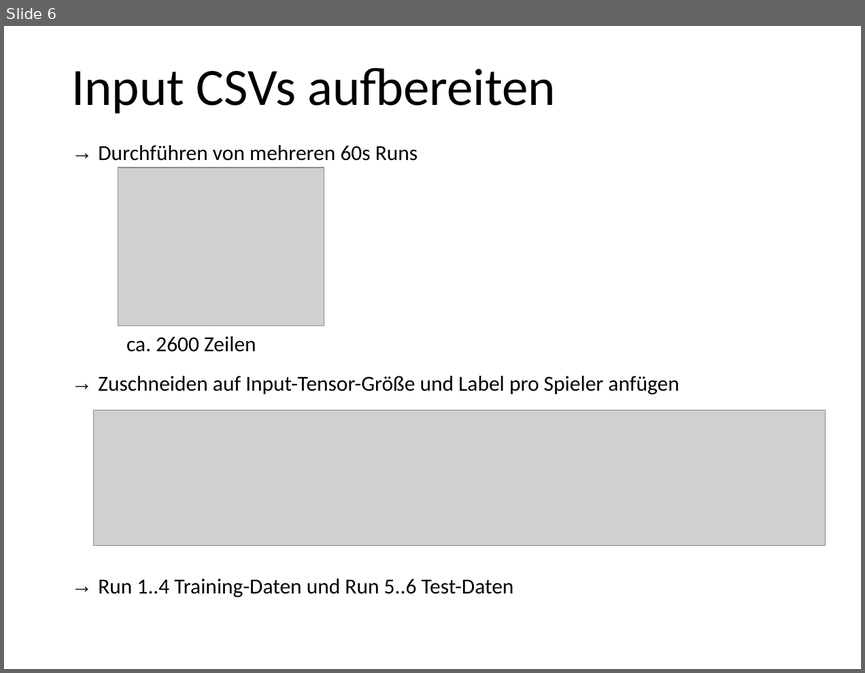
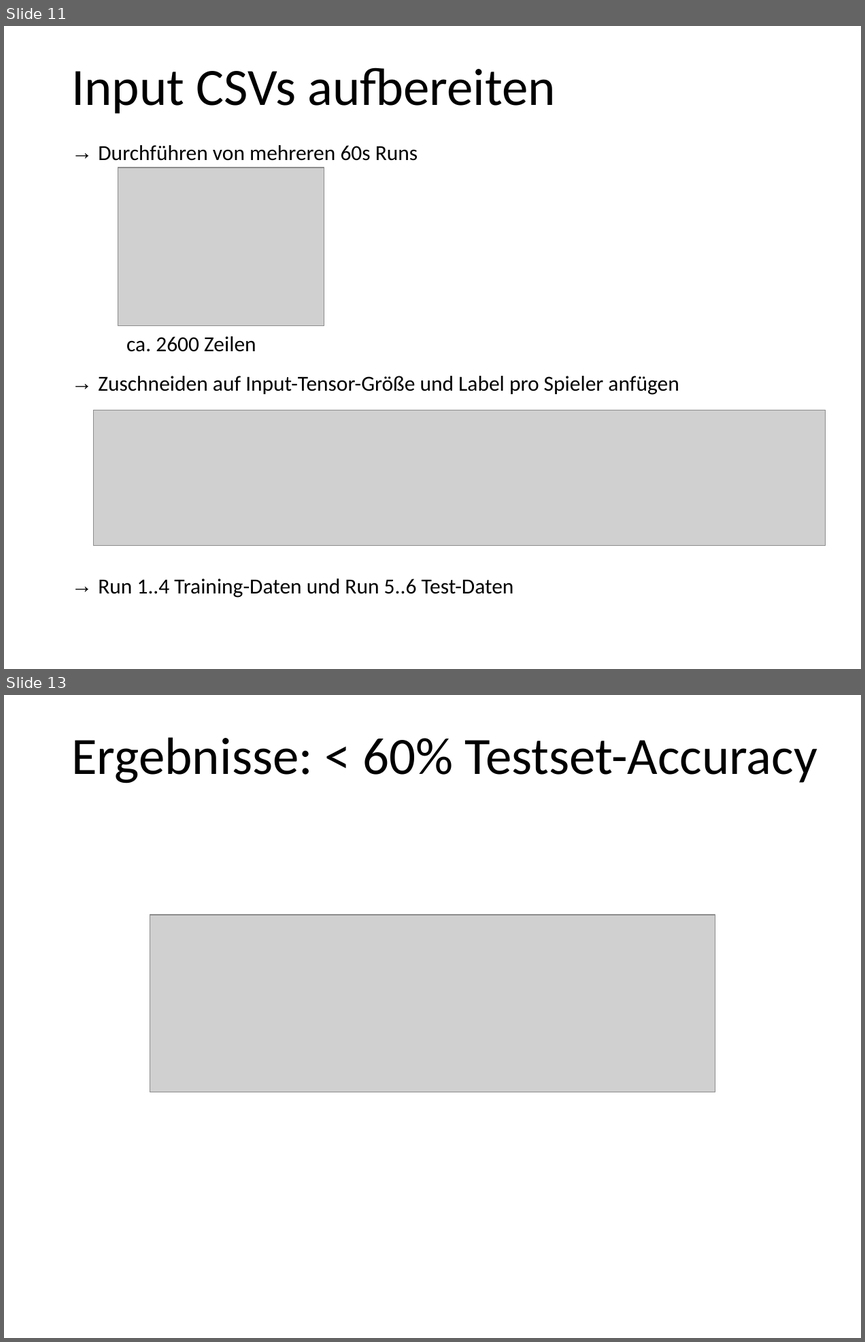
Before and after one commit to MeisterXYZ/UnrealTensor, a slide deck: presentation/PräsentationMuster.pptx. Shown one above the other, each under a label of ours: slide 6 before the commit, slides 11 and 13 after it; the slides between them are not shown. The pictures are 865x673 and 865x1342 pixels, drawn with LibreOffice and Linux fonts; fonts in the diff are those of the drawing; grey boxes stand for pictures. Boxes give left, top, right and bottom in pixels: in the first picture for what was removed or moved away, otherwise in the second. Text is boxed around its words. In the diff, an @@ line names an element or a change of style, - is before the commit and + after.

```diff
--- a/presentation/PräsentationMuster.pptx
+++ b/presentation/PräsentationMuster.pptx
@@ slide 13 added at (4,695,861,1338), background #FFFFFF @@
@@ title added at (71,737,818,783), 44 pt, text #000000 @@
+Ergebnisse: < 60% Testset-Accuracy
@@ picture added at (150,915,715,1091) @@
@@ what was slide 6 is now slide 11 @@
```
Also in this commit, not shown: 2 slides changed, 5 other slides added, 3 other files.
